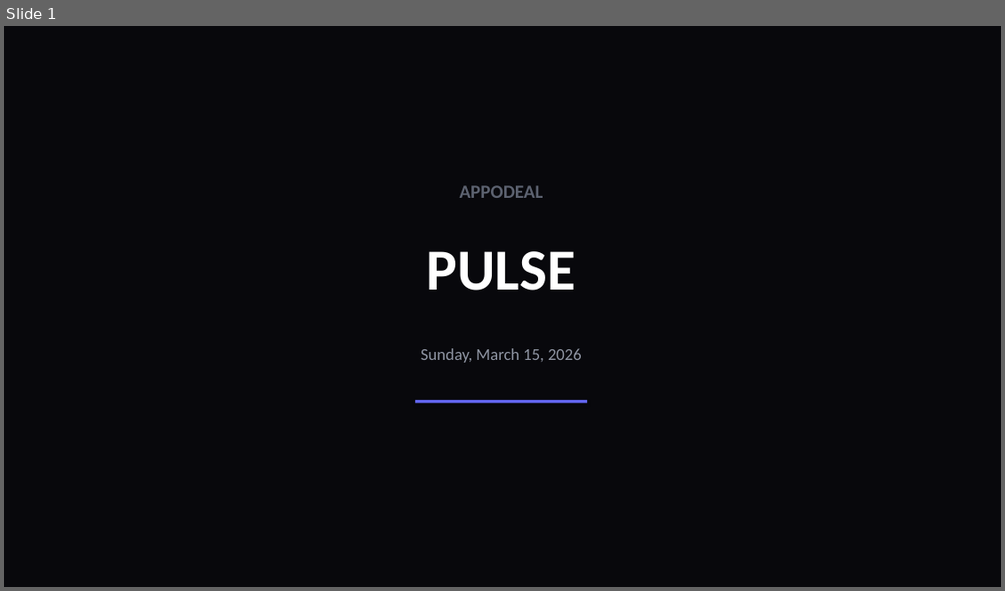
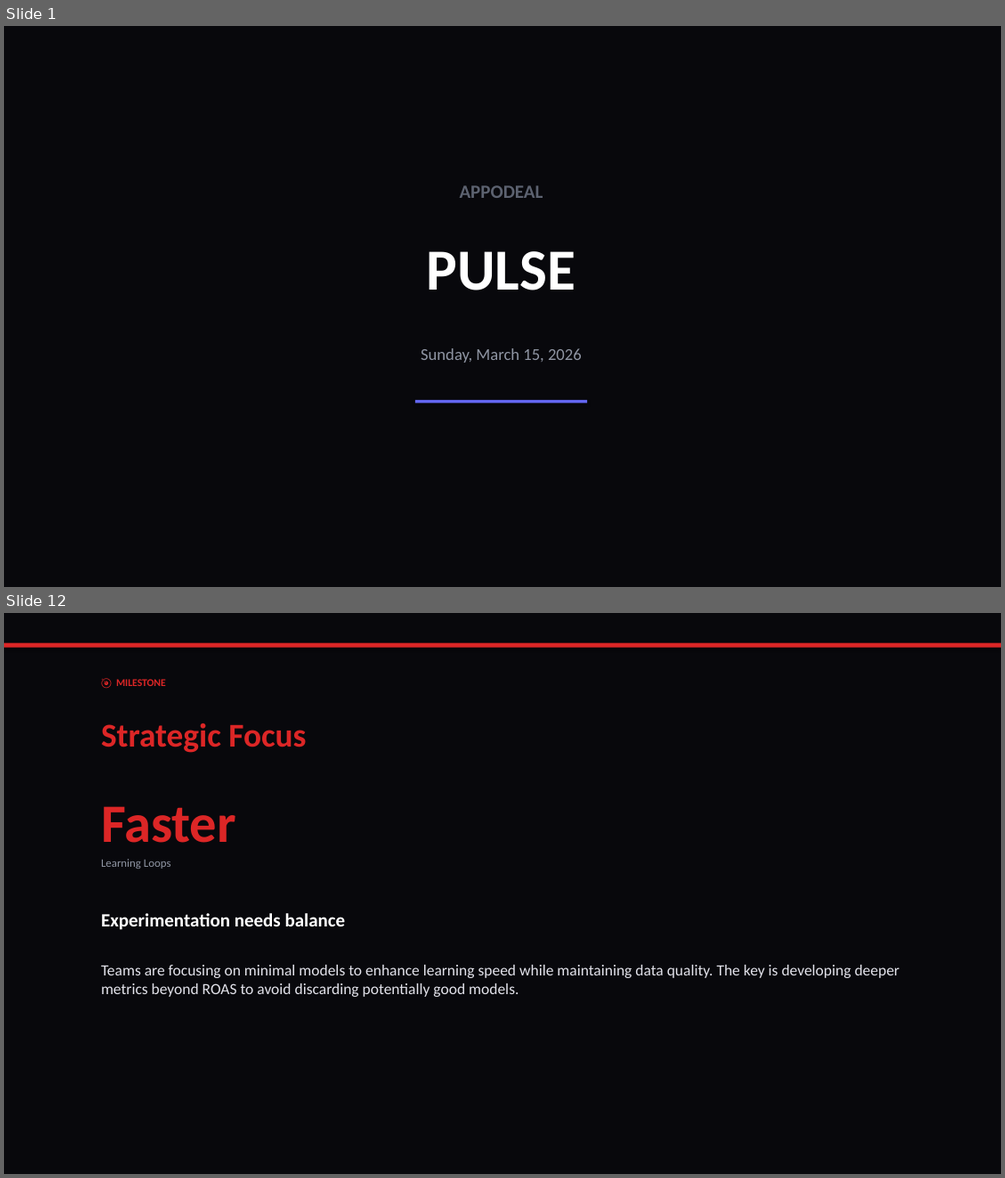
Before and after one commit to liliyagarifullina-maker/appodeal-pulse, a slide deck: data/archive/pulse_2026-03-15.pptx. Shown one above the other, each under a label of ours: slide 1 before the commit, slides 1 and 12 after it; the slides between them are not shown. The pictures are 1005x591 and 1005x1178 pixels, drawn with LibreOffice and Linux fonts; fonts in the diff are those of the drawing. Boxes give left, top, right and bottom in pixels: in the first picture for what was removed or moved away, otherwise in the second. Text is boxed around its words. In the diff, an @@ line names an element or a change of style, - is before the commit and + after.

```diff
--- a/data/archive/pulse_2026-03-15.pptx
+++ b/data/archive/pulse_2026-03-15.pptx
@@ slide 12 added at (4, 613, 1001, 1174), background #08080C @@
@@ rectangle added at (4, 643, 1001, 648), fill #DC2626 @@
@@ text added at (116, 679, 166, 686), 10 pt, text #DC2626, bold @@
+🎯 MILESTONE
@@ text added at (101, 723, 306, 753), 32 pt, text #DC2626, bold @@
+Strategic Focus
@@ text added at (101, 806, 236, 843), 52 pt, text #DC2626, bold @@
+Faster
@@ text added at (101, 859, 171, 868), 11 pt, text #8F95A3 @@
+Learning Loops
@@ text added at (101, 913, 346, 930), 18 pt, text #FFFFFF, bold @@
+Experimentation needs balance
@@ text added at (101, 965, 900, 997), 15 pt, text #E2E2EA @@
+Teams are focusing on minimal models to enhance learning speed while maintaining data quality. The key is developing deeper metrics beyond ROAS to avoid discarding potentially good models.
```
Also in this commit, not shown: 10 slides changed, 13 other slides added, 5 slides removed, 2 other files.
